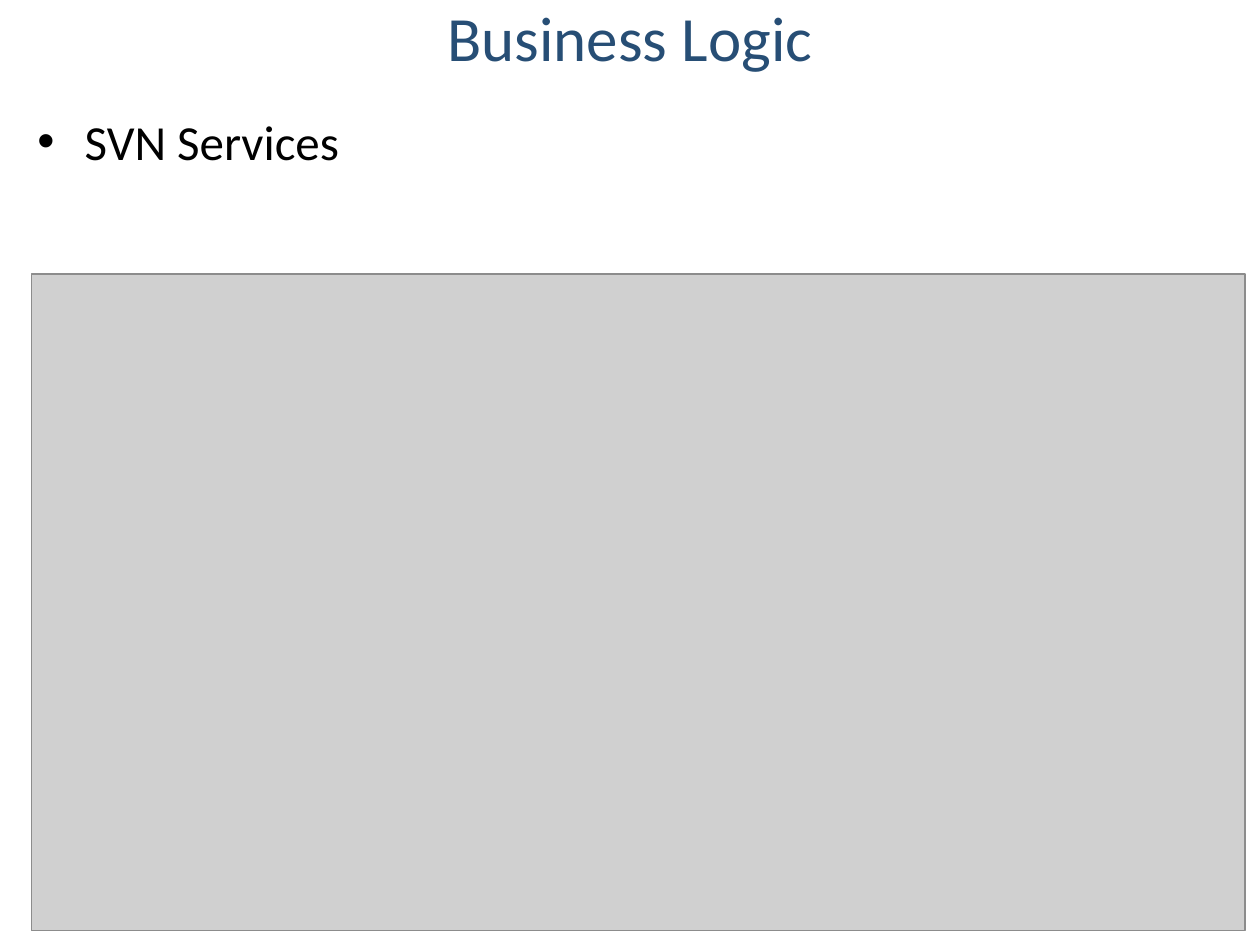
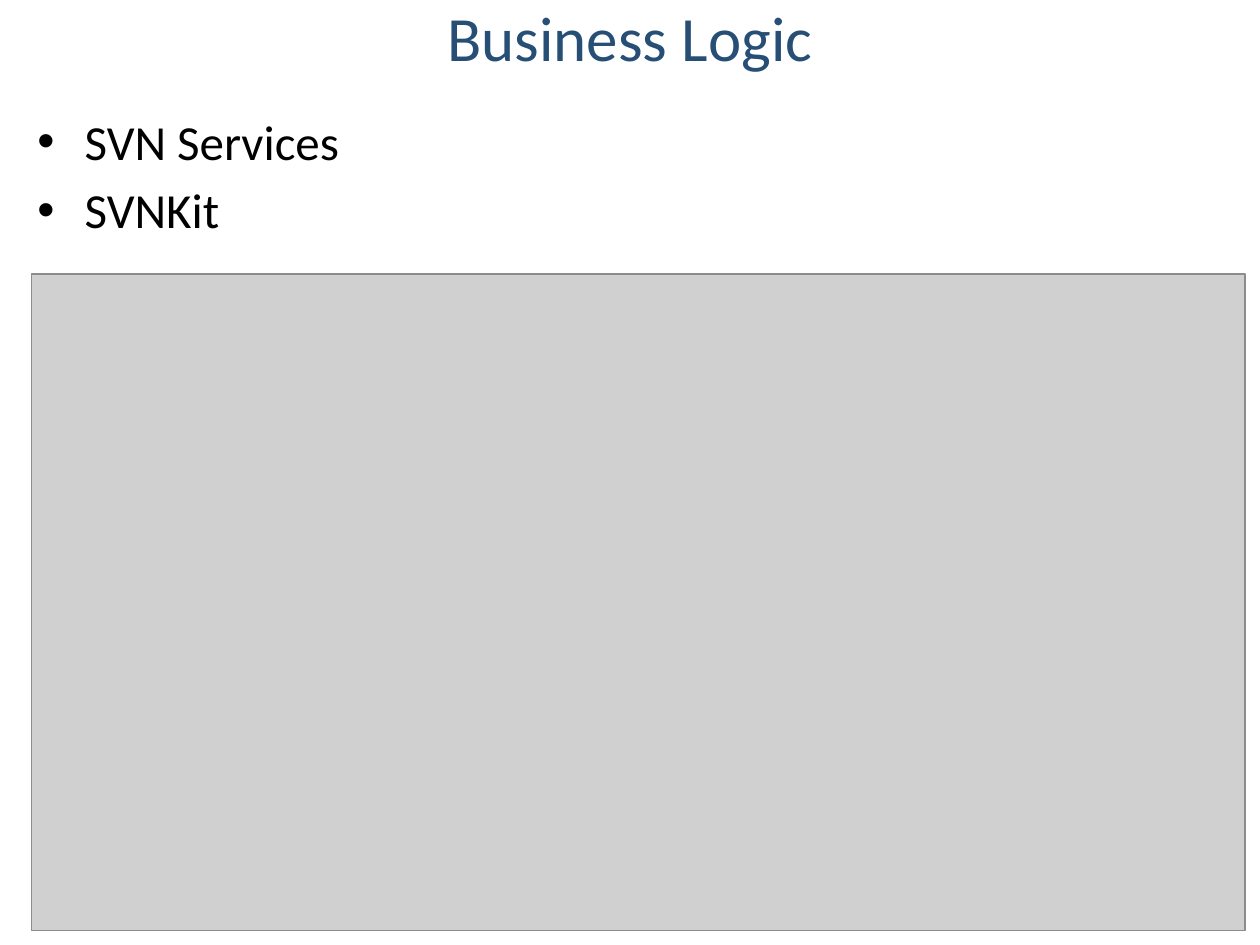
Before and after one commit to alvelikanova/svn-sheepdog, a slide deck: slide 10 of Presentation/SVN-Sheepdog.pptx. Drawn at 1260x945 pixels with LibreOffice and Linux fonts; fonts in the diff are those of the drawing; grey boxes stand for pictures; background and template pictures are left out. Boxes give left, top, right and bottom in pixels: in the first picture for what was removed or moved away, otherwise in the second. Text is boxed around its words. In the diff, an @@ line names an element or a change of style, - is before the commit and + after.

```diff
--- a/Presentation/SVN-Sheepdog.pptx
+++ b/Presentation/SVN-Sheepdog.pptx
@@ text at [85,194,220,229]: paragraph added @@
+• SVNKit
```
Also in this commit, not shown: 4 other slides changed, 9 other files.
